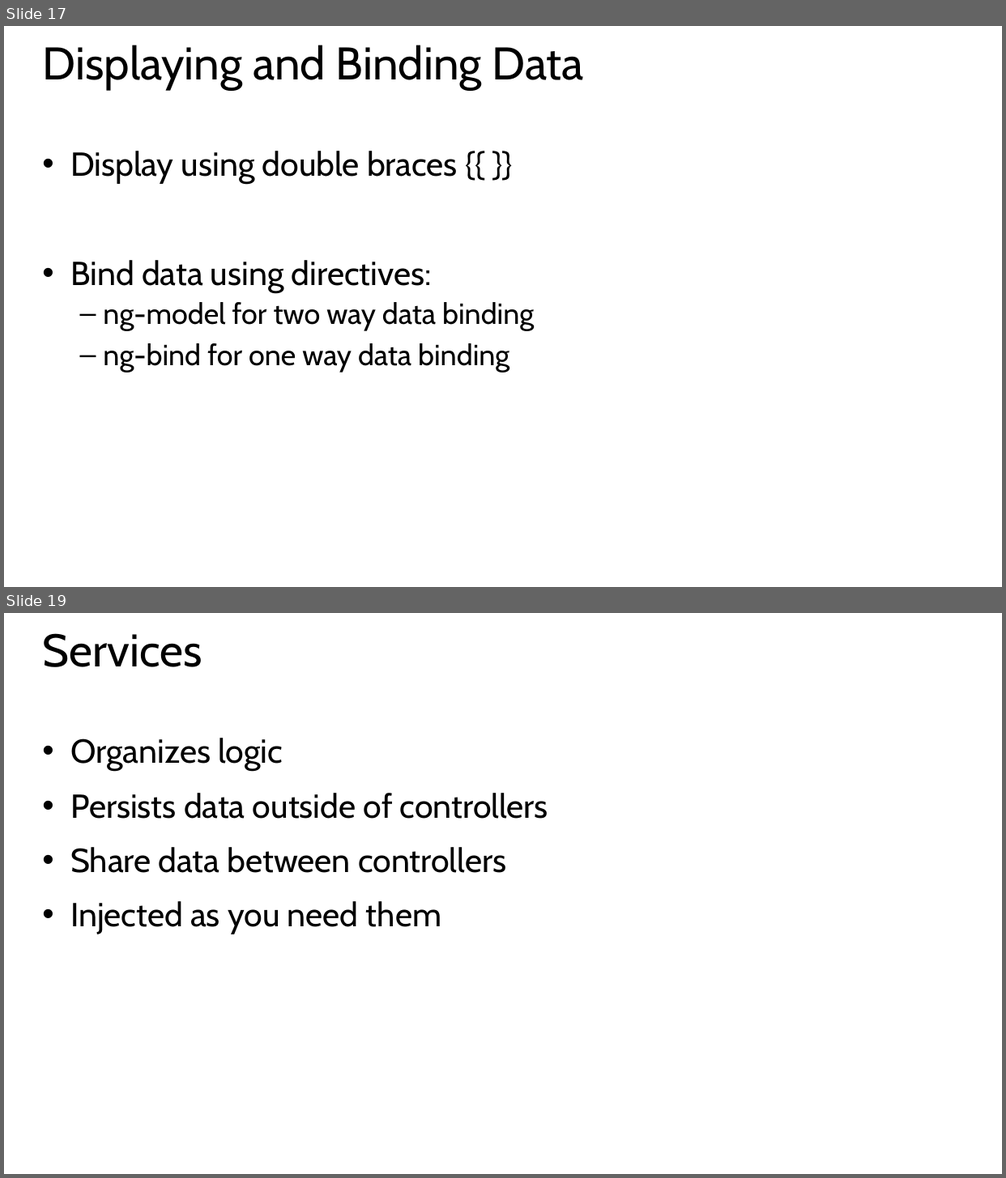
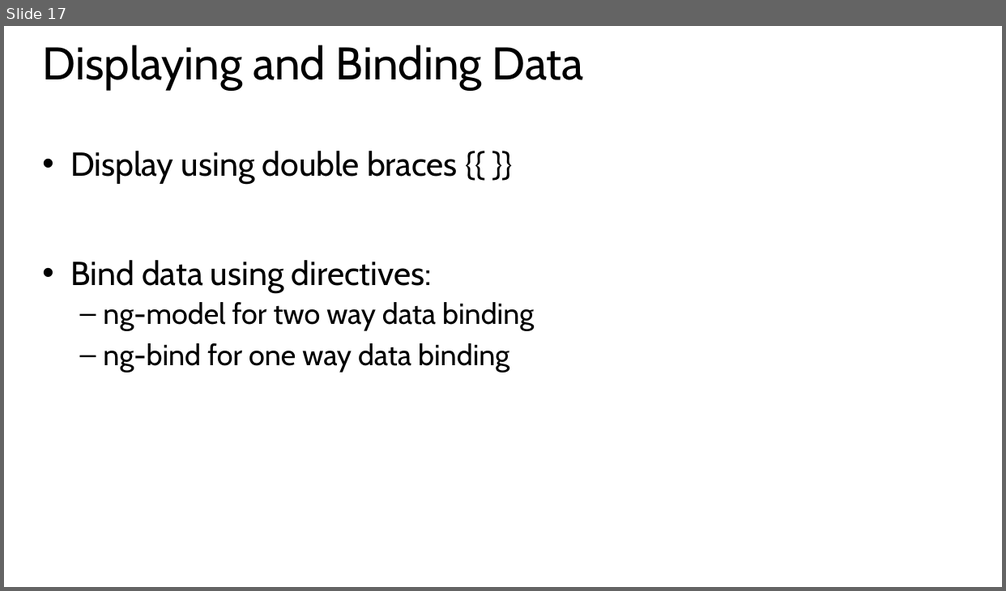
Before and after one commit to hwz/chirp, a slide deck: slides/module2.pptx. Shown one above the other, each under a label of ours: slides 17 and 19 before the commit, slide 17 after it; the slides between them are not shown. The pictures are 1006x1178 and 1006x591 pixels, drawn with LibreOffice and Linux fonts; fonts in the diff are those of the drawing. Boxes give left, top, right and bottom in pixels: in the first picture for what was removed or moved away, otherwise in the second. Text is boxed around its words. In the diff, an @@ line names an element or a change of style, - is before the commit and + after.

```diff
--- a/slides/module2.pptx
+++ b/slides/module2.pptx
@@ slide 19 removed at <box>4,613,1002,1174</box>, background #FFFFFF @@
@@ title removed at <box>43,633,202,667</box> @@
-Services
@@ text removed at <box>70,738,548,935</box> @@
-• Organizes logic
-• Persists data outside of controllers
-• Share data between controllers
-• Injected as you need them
```
Also in this commit, not shown: 1 other slide removed, 2 other files.
